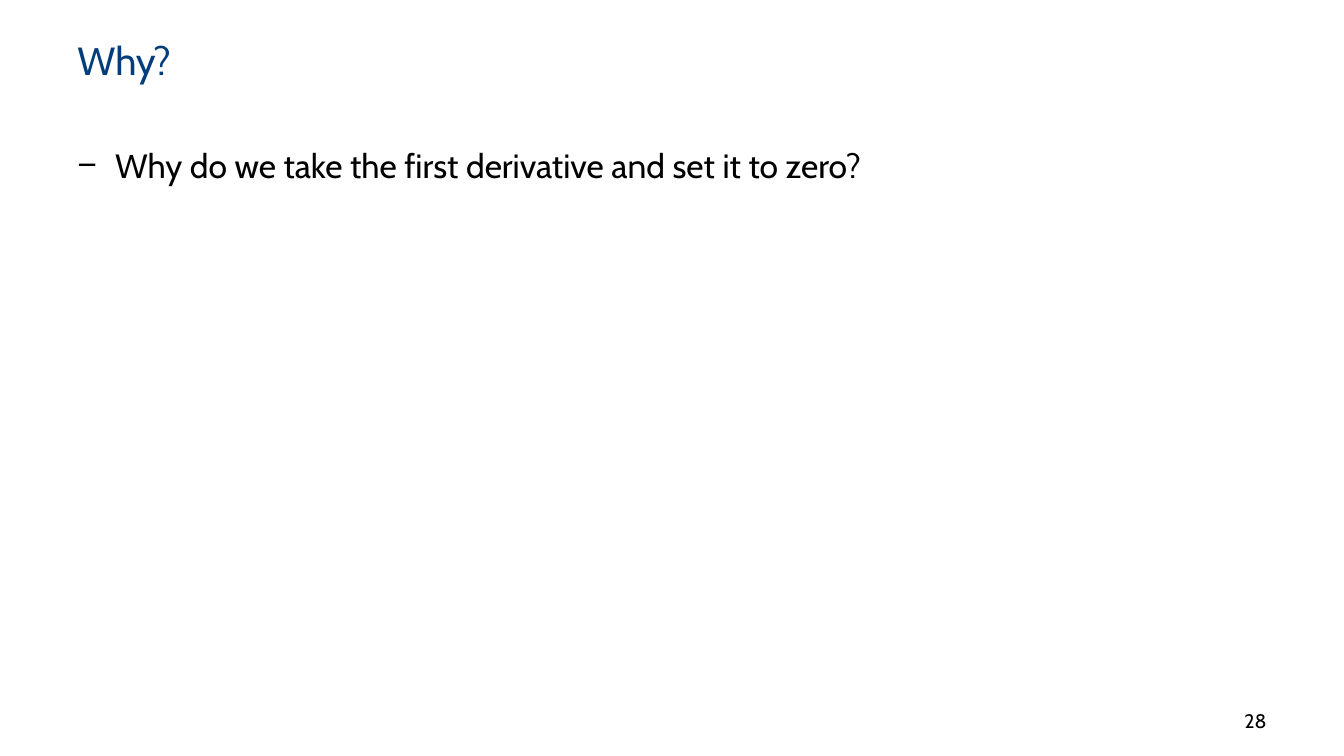
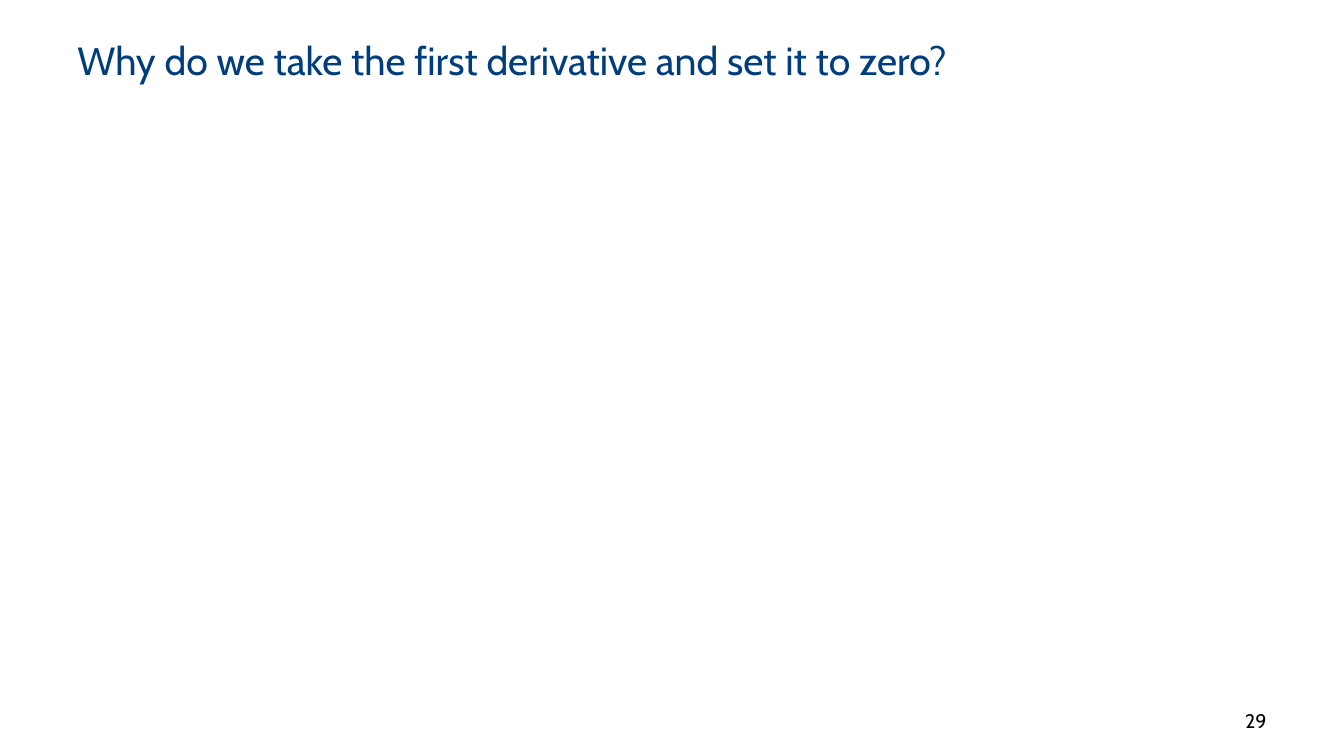
Before and after one commit to ML4NS/ml4ns.github.io, a slide deck: slide 29 of slides/04- Bayesian models/ML4NuerScience_BayesianModels.pptx (slide 28 before the commit). Drawn at 1344x756 pixels with LibreOffice and Linux fonts; fonts in the diff are those of the drawing; grey boxes stand for pictures; background and template pictures are left out. Boxes give left, top, right and bottom in pixels: in the first picture for what was removed or moved away, otherwise in the second. Text is boxed around its words. In the diff, an @@ line names an element or a change of style, - is before the commit and + after.

```diff
--- a/slides/04- Bayesian models/ML4NuerScience_BayesianModels.pptx
+++ b/slides/04- Bayesian models/ML4NuerScience_BayesianModels.pptx
@@ title at [77, 45, 947, 85]: text changed @@
-Why?
+Why do we take the first derivative and set it to zero?
@@ text removed at [115, 152, 861, 186] @@
-− Why do we take the first derivative and set it to zero?
@@ page number at [1245, 714, 1266, 728]: text changed @@
-28
+29
```
Also in this commit, not shown: 26 other slides changed, 2 slides added, 1 other file.
